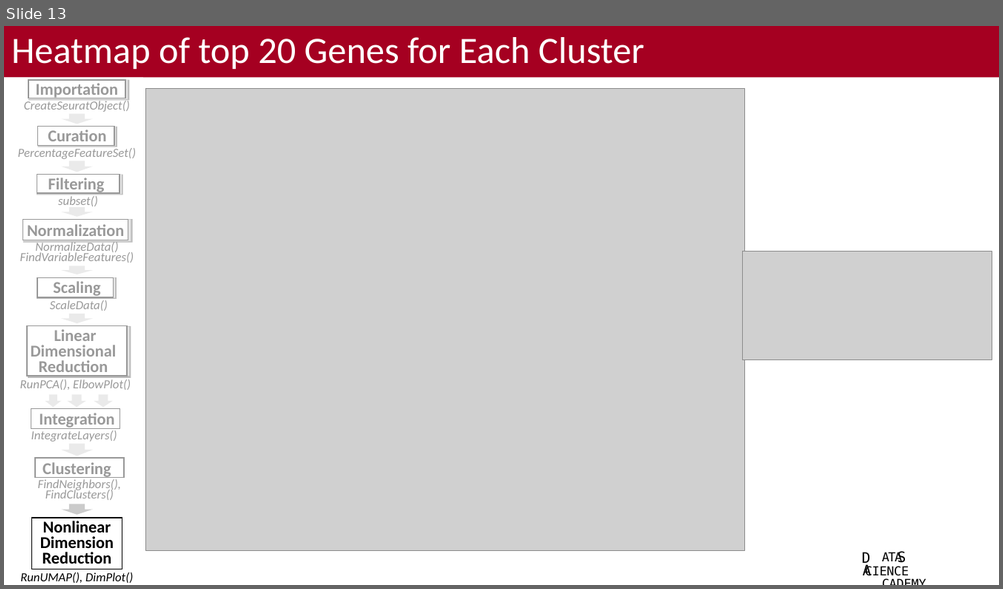
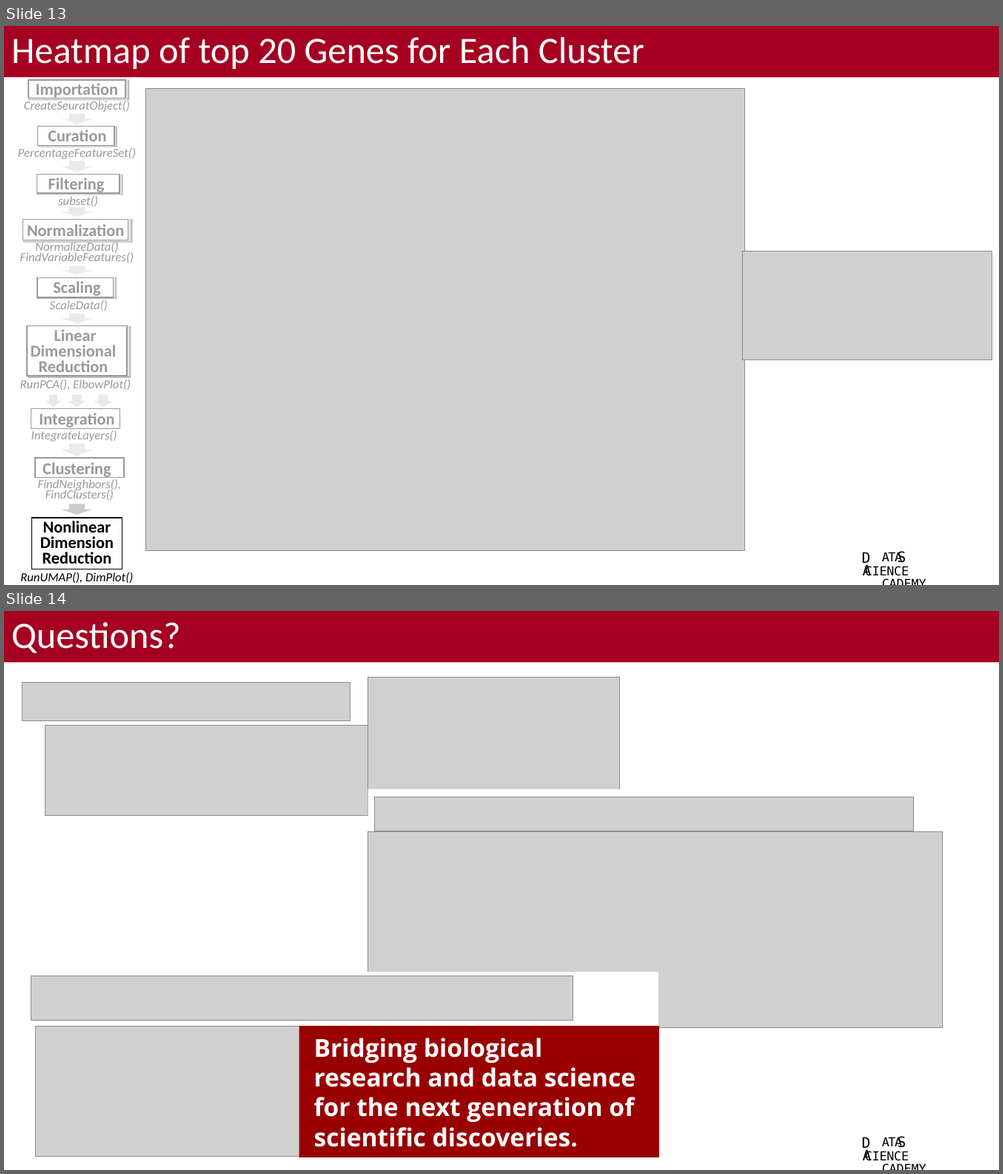
Before and after one commit to bacorli2/scrna_workshop, a slide deck: M5_Seurat_DGE_and_Exploratory/M5_Seurat_DGE_Exploratory.pptx. Shown one above the other, each under a label of ours: slide 13 before the commit, slides 13 and 14 after it. The pictures are 1003x589 and 1003x1174 pixels, drawn with LibreOffice and Linux fonts; fonts in the diff are those of the drawing; grey boxes stand for pictures; background and template pictures are left out. Boxes give left, top, right and bottom in pixels: in the first picture for what was removed or moved away, otherwise in the second. Text is boxed around its words. In the diff, an @@ line names an element or a change of style, - is before the commit and + after.

```diff
--- a/M5_Seurat_DGE_and_Exploratory/M5_Seurat_DGE_Exploratory.pptx
+++ b/M5_Seurat_DGE_and_Exploratory/M5_Seurat_DGE_Exploratory.pptx
@@ slide 14 added at bbox=[4, 611, 999, 1170], background #FFFFFF; not listed: 4 template elements that a slide beside it also shows @@
@@ title added at bbox=[4, 611, 999, 663], fill #A50021, 36 pt, text #FFFFFF @@
+Questions?
@@ picture added at bbox=[22, 683, 350, 721] @@
@@ picture added at bbox=[368, 678, 620, 816] @@
@@ picture added at bbox=[45, 725, 373, 815] @@
@@ rectangle added at bbox=[368, 789, 942, 826], fill #FFFFFF @@
@@ picture added at bbox=[374, 797, 913, 831] @@
@@ picture added at bbox=[368, 832, 942, 1028] @@
@@ group added at bbox=[31, 973, 659, 1159]: 2 rectangles, 2 pictures, 1 text @@
+Bridging biological research and data science for the next generation of scientific discoveries.
```
Also in this commit, not shown: 4 other files.
